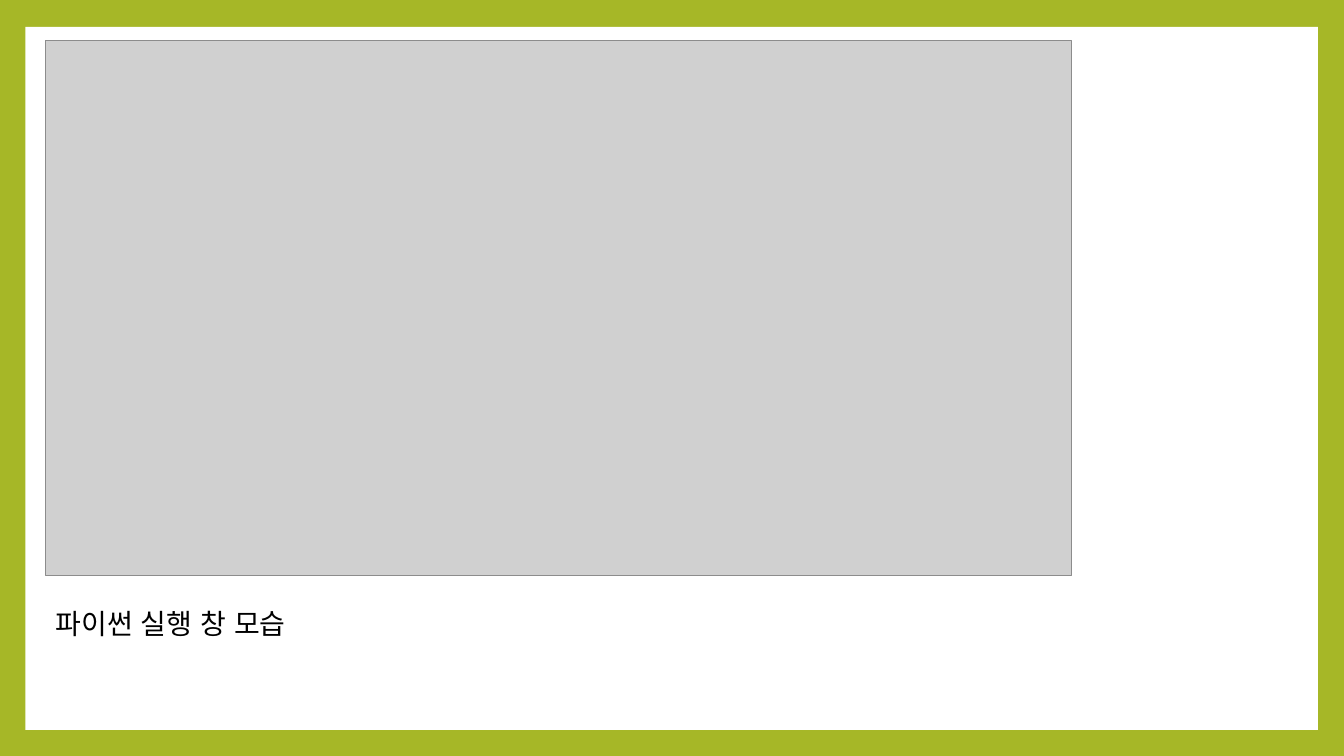
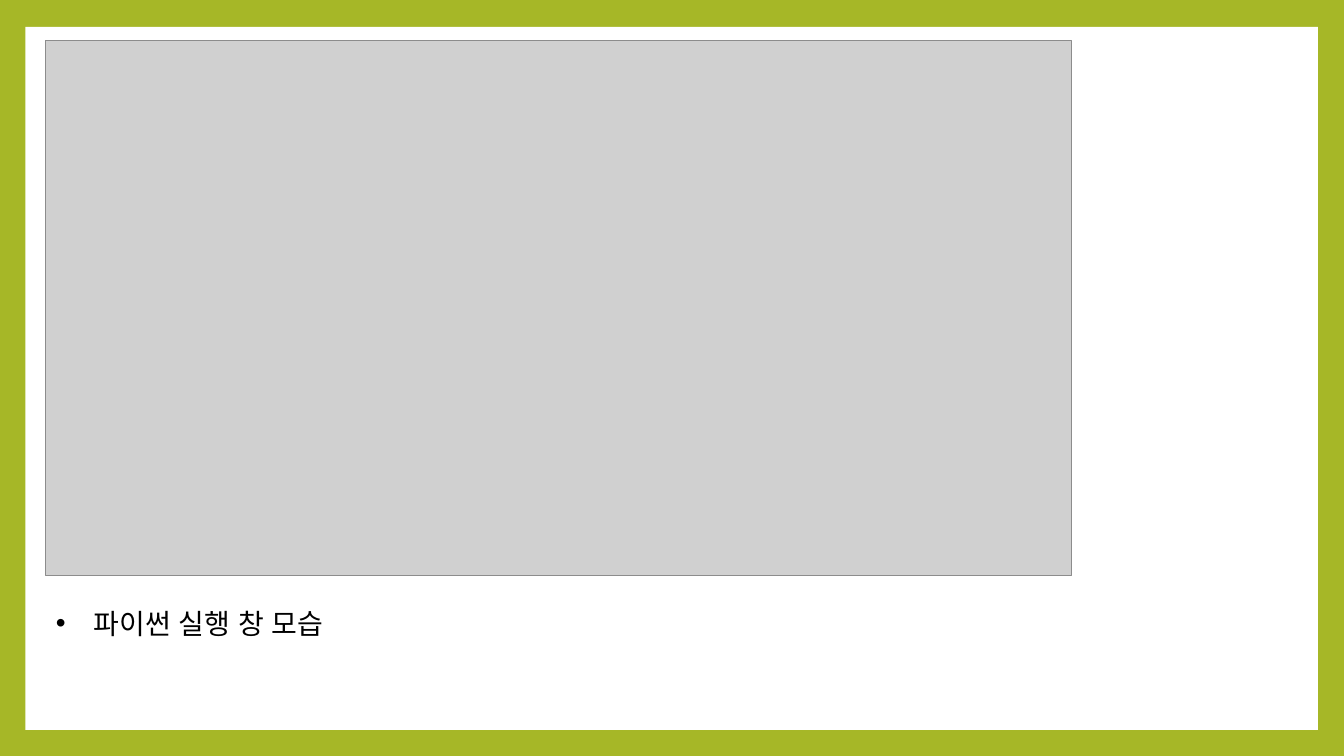
Before and after one commit to noheul1030/KOPO-Python-Vacation, a slide deck: slide 4 of Python과제/Python_1강.pptx. Drawn at 1344x756 pixels with LibreOffice and Linux fonts; fonts in the diff are those of the drawing; grey boxes stand for pictures. Boxes give left, top, right and bottom in pixels: in the first picture for what was removed or moved away, otherwise in the second. Text is boxed around its words. In the diff, an @@ line names an element or a change of style, - is before the commit and + after.

```diff
--- a/Python과제/Python_1강.pptx
+++ b/Python과제/Python_1강.pptx
@@ text "파이썬 실행 창 모습" at box(94, 610, 324, 637): bullet none to • @@
```
Also in this commit, not shown: 3 other slides changed, 1 slide added.
